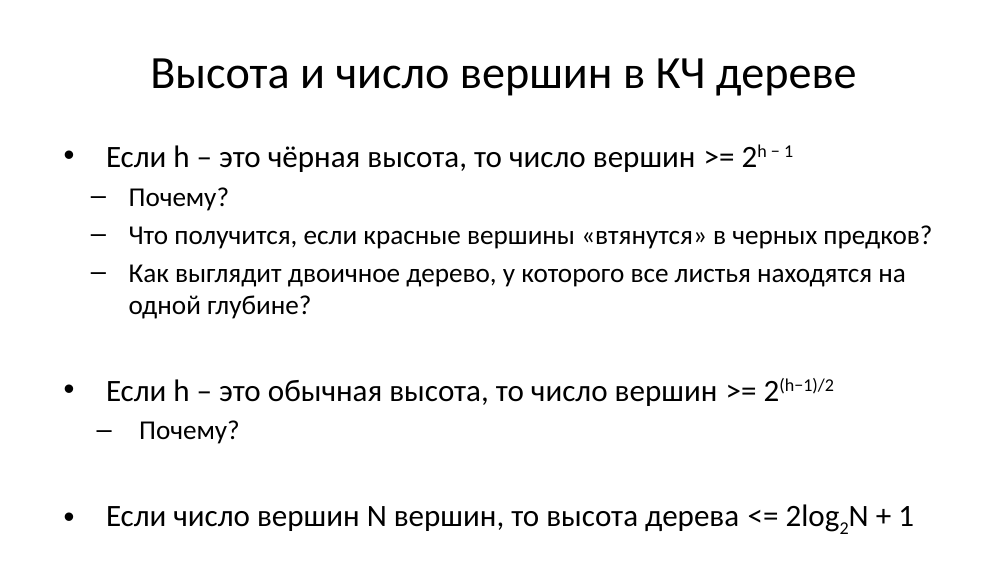
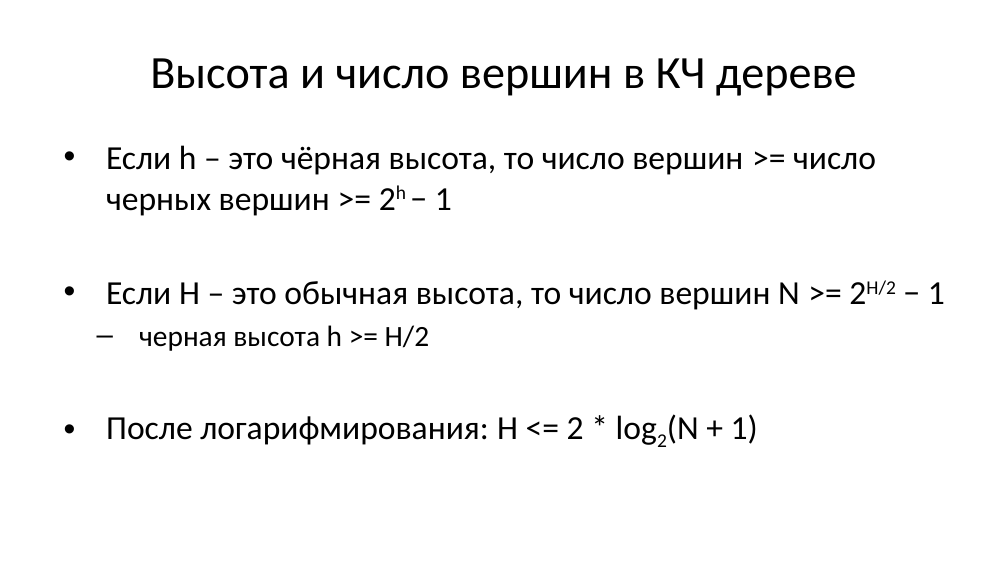
Before and after one commit to Evgueni-Petrov-aka-espetrov/Algorithms-and-Programming-in-C-pptx, a slide deck: slide 17 of 19 Б и КЧ деревья.pptx (slide 24 before the commit). Drawn at 1008x567 pixels with LibreOffice and Linux fonts; fonts in the diff are those of the drawing. Boxes give left, top, right and bottom in pixels: in the first picture for what was removed or moved away, otherwise in the second. Text is boxed around its words. In the diff, an @@ line names an element or a change of style, - is before the commit and + after.

```diff
--- a/19 Б и КЧ деревья.pptx
+++ b/19 Б и КЧ деревья.pptx
@@ text at <box>106,145,945,445</box>: text changed; size 25.9 to 32 pt @@
-• Если h – это чёрная высота, то число вершин >= 2h − 1
-  – Почему?
-  – Что получится, если красные вершины «втянутся» в черных предков?
-  – Как выглядит двоичное дерево, у которого все листья находятся на одной глубине?
-• Если h – это обычная высота, то число вершин >= 2(h−1)/2
-  – Почему?
-• Если число вершин N вершин, то высота дерева <= 2log2N + 1
+• Если h – это чёрная высота, то число вершин >= число черных вершин >= 2h − 1
+• Если H – это обычная высота, то число вершин N >= 2H/2 − 1
+  – черная высота h >= H/2
+• После логарифмирования: H <= 2 * log2(N + 1)
```
Also in this commit, not shown: 12 other slides changed, 2 slides removed.
